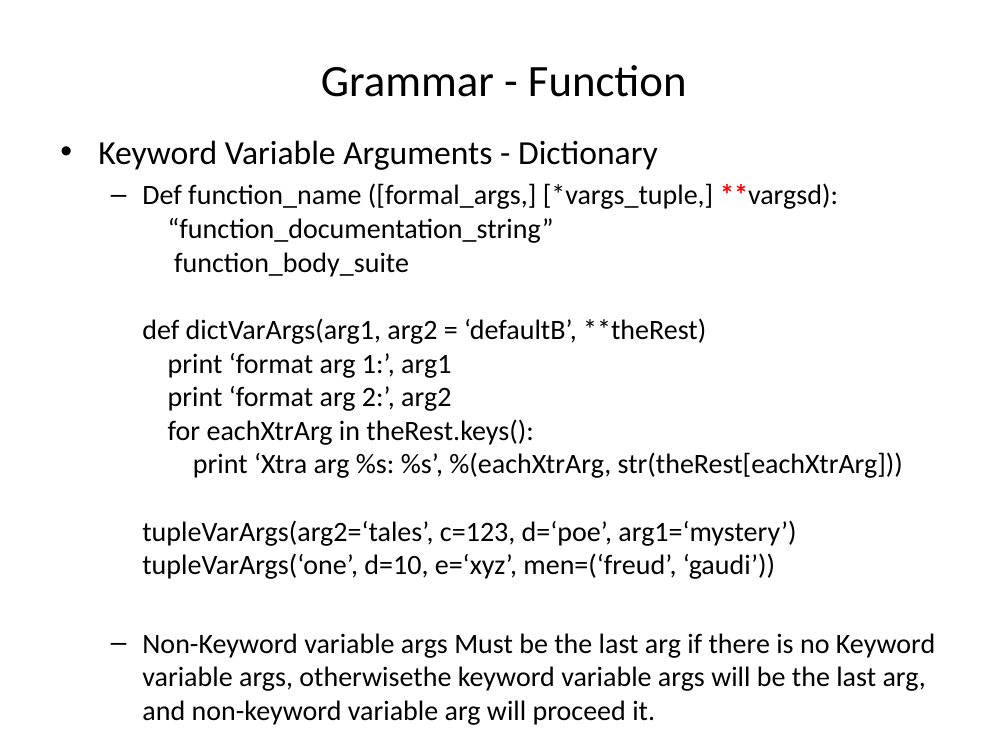
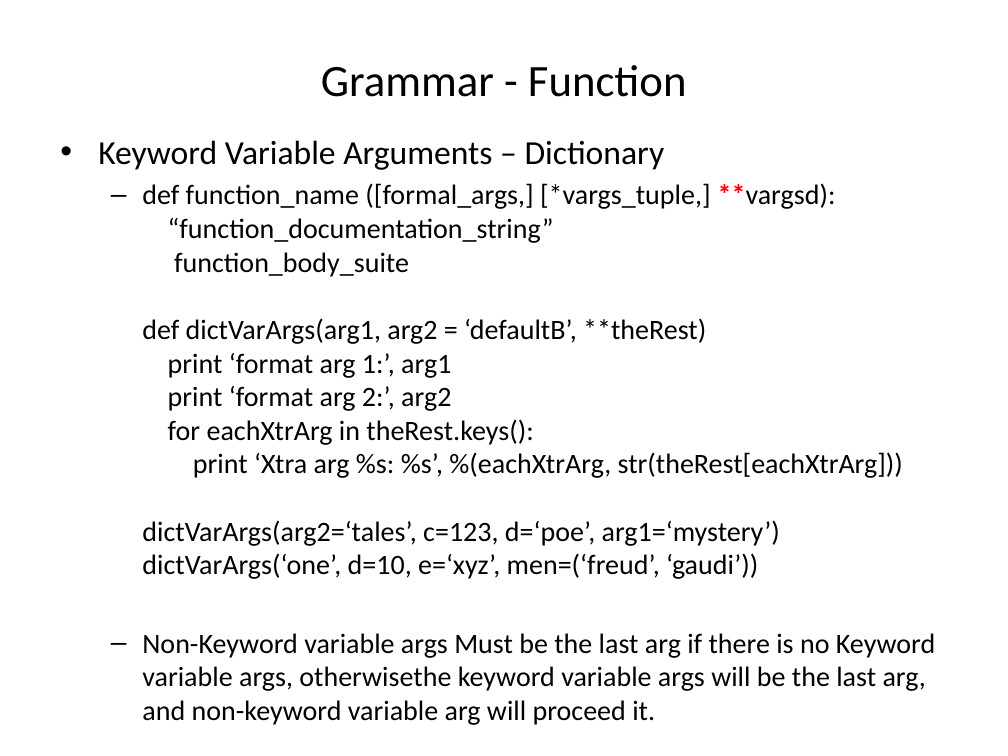
Before and after one commit to chenziliang/summary-of-the-books, a slide deck: slide 25 of Core Python.pptx. Drawn at 1008x756 pixels with LibreOffice and Linux fonts; fonts in the diff are those of the drawing. Boxes give left, top, right and bottom in pixels: in the first picture for what was removed or moved away, otherwise in the second. Text is boxed around its words. In the diff, an @@ line names an element or a change of style, - is before the commit and + after.

```diff
--- a/Core Python.pptx
+++ b/Core Python.pptx
@@ text at [98,140,903,579]: text changed @@
-  • Keyword Variable Arguments - Dictionary
-  – Def function_name ([formal_args,] [*vargs_tuple,] **vargsd):
-    “function_documentation_string”
-    function_body_suite
-    def dictVarArgs(arg1, arg2 = ‘defaultB’, **theRest)
-    print ‘format arg 1:’, arg1
-    print ‘format arg 2:’, arg2
-    for eachXtrArg in theRest.keys():
-    print ‘Xtra arg %s: %s’, %(eachXtrArg, str(theRest[eachXtrArg]))
-    tupleVarArgs(arg2=‘tales’, c=123, d=‘poe’, arg1=‘mystery’)
-    tupleVarArgs(‘one’, d=10, e=‘xyz’, men=(‘freud’, ‘gaudi’))
+  • Keyword Variable Arguments – Dictionary
+  – def function_name ([formal_args,] [*vargs_tuple,] **vargsd):
+    “function_documentation_string”
+    function_body_suite
+    def dictVarArgs(arg1, arg2 = ‘defaultB’, **theRest)
+    print ‘format arg 1:’, arg1
+    print ‘format arg 2:’, arg2
+    for eachXtrArg in theRest.keys():
+    print ‘Xtra arg %s: %s’, %(eachXtrArg, str(theRest[eachXtrArg]))
+    dictVarArgs(arg2=‘tales’, c=123, d=‘poe’, arg1=‘mystery’)
+    dictVarArgs(‘one’, d=10, e=‘xyz’, men=(‘freud’, ‘gaudi’))
```
Also in this commit, not shown: 22 other slides changed, 1 slide removed, 1 other file.
